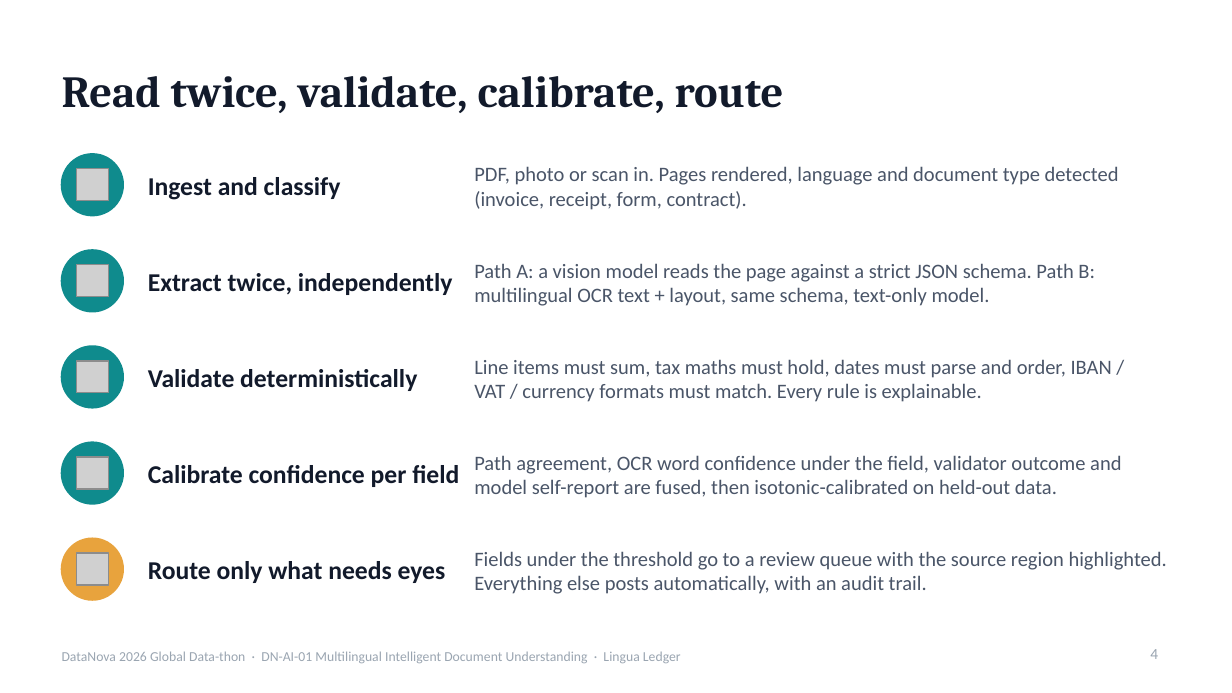
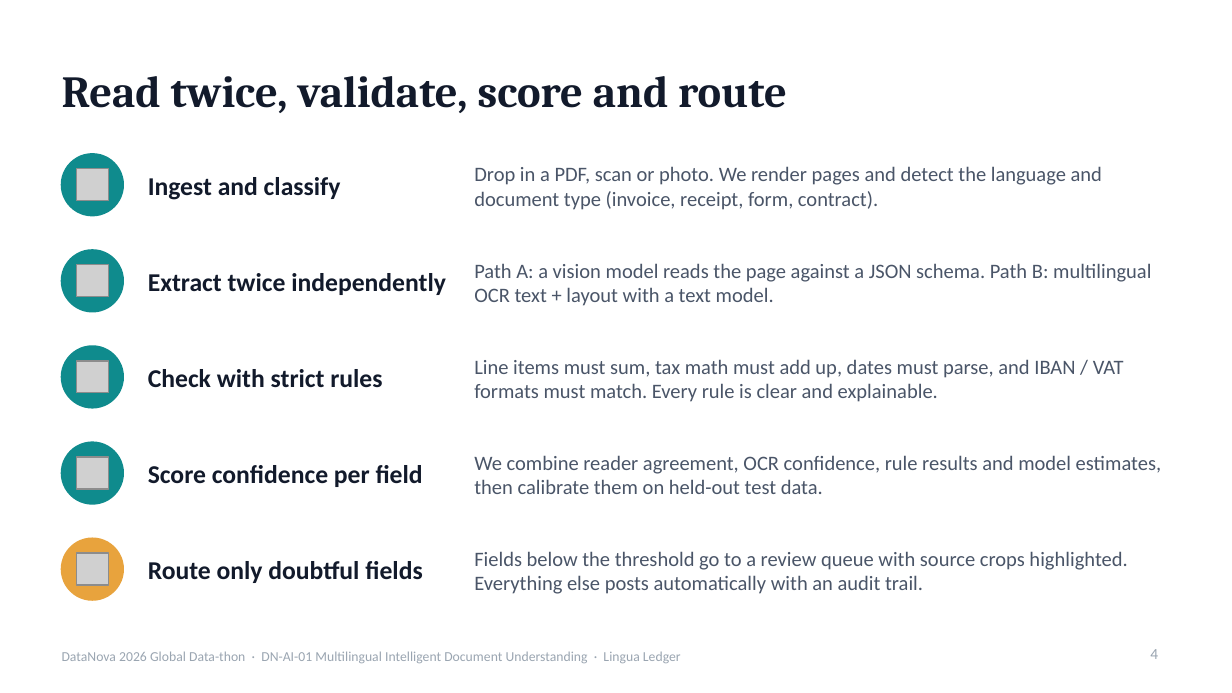
Before and after one commit to rishavnaskar/lingua-ledger, a slide deck: slide 4 of deck/LinguaLedger-DataNova2026-Round1.pptx. Drawn at 1232x693 pixels with LibreOffice and Linux fonts; fonts in the diff are those of the drawing; grey boxes stand for pictures. Boxes give left, top, right and bottom in pixels: in the first picture for what was removed or moved away, otherwise in the second. Text is boxed around its words. In the diff, an @@ line names an element or a change of style, - is before the commit and + after.

```diff
--- a/deck/LinguaLedger-DataNova2026-Round1.pptx
+++ b/deck/LinguaLedger-DataNova2026-Round1.pptx
@@ title at bbox=[62, 76, 787, 113]: text changed @@
-Read twice, validate, calibrate, route
+Read twice, validate, score and route
@@ text at bbox=[474, 166, 1102, 210]: text changed @@
-PDF, photo or scan in. Pages rendered, language and document type detected (invoice, receipt, form, contract).
+Drop in a PDF, scan or photo. We render pages and detect the language and document type (invoice, receipt, form, contract).
@@ text at bbox=[474, 263, 1151, 306]: text changed @@
-Path A: a vision model reads the page against a strict JSON schema. Path B: multilingual OCR text + layout, same schema, text-only model.
+Path A: a vision model reads the page against a JSON schema. Path B: multilingual OCR text + layout with a text model.
@@ text at bbox=[148, 273, 446, 295]: text changed @@
-Extract twice, independently
+Extract twice independently
@@ text at bbox=[474, 359, 1124, 402]: text changed @@
-Line items must sum, tax maths must hold, dates must parse and order, IBAN / VAT / currency formats must match. Every rule is explainable.
+Line items must sum, tax math must add up, dates must parse, and IBAN / VAT formats must match. Every rule is clear and explainable.
@@ text at bbox=[148, 369, 382, 387]: text changed @@
-Validate deterministically
+Check with strict rules
@@ text at bbox=[148, 465, 423, 487]: text changed @@
-Calibrate confidence per field
+Score confidence per field
@@ text at bbox=[474, 455, 1161, 494]: text changed @@
-Path agreement, OCR word confidence under the field, validator outcome and model self-report are fused, then isotonic-calibrated on held-out data.
+We combine reader agreement, OCR confidence, rule results and model estimates, then calibrate them on held-out test data.
@@ text at bbox=[148, 561, 422, 583]: text changed @@
-Route only what needs eyes
+Route only doubtful fields
@@ text at bbox=[474, 551, 1127, 594]: text changed @@
-Fields under the threshold go to a review queue with the source region highlighted. Everything else posts automatically, with an audit trail.
+Fields below the threshold go to a review queue with source crops highlighted. Everything else posts automatically with an audit trail.
```
Also in this commit, not shown: 12 other slides changed, 2 other files.
